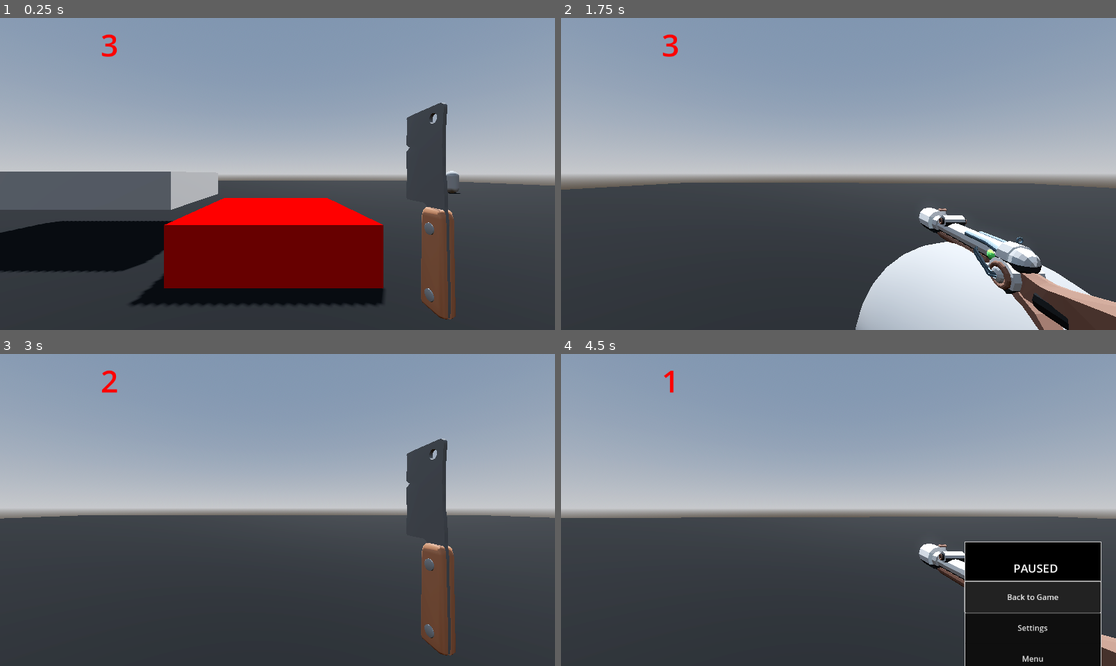
Above: before the commit, frames 1-4 (two rows, left to right).
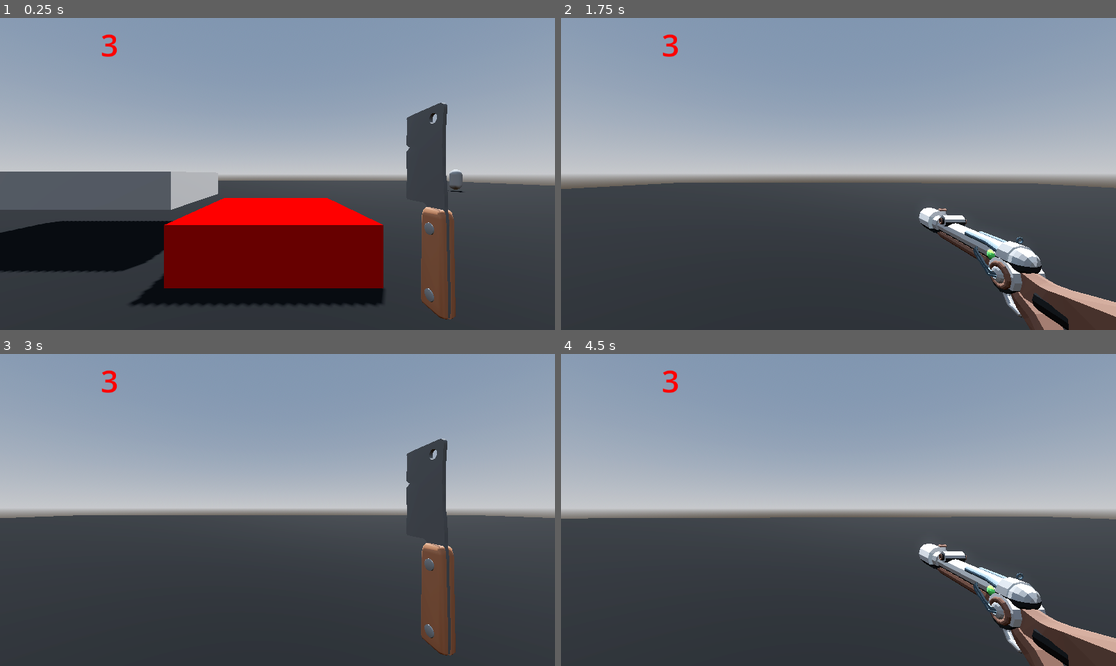
Above: after the commit, the same moments.

Repository: Hayden-Luten/godotGameEditing
Game: Godot game, scene res://scenes/main.tscn
The game is run twice, just before and just after one commit, with the same random seed, the same clock (stepped at 60 frames per second) and the same inputs. This scene is started directly instead of the project's main scene. The engine's default icon, where the game draws it, is replaced by a stand-in: a white triangle on a blue panel in a dark square.
Inputs (mouse positions are in pixels of both pictures, inside the frame that each line leads up to):
- Up to frame 1 (0.25 s): no input
- Up to frame 2 (1.75 s): move the mouse to (866, 174) at 0.52 s; hold W (forward) from 0.53 s (still down); tap Mouse wheel down (MWdown) at 0.6 s; tap Space (jump) at 0.77, 1.52 s; move the mouse to (810, 174) at 1.27 s; tap Mouse wheel up (MWup) at 1.35 s
- Up to frame 3 (3 s): keep holding W (forward); move the mouse to (288, 503) at 2.02 s; press the mouse at (288, 503) at 2.03 s; move the mouse to (271, 516) at 2.77 s; release the mouse at (271, 516) at 2.78 s; tap 3 (melee) at 2.85 s
- Up to frame 4 (4.5 s): tap Space (jump) at 3.02, 3.77 s; move the mouse to (877, 513) at 3.52 s; tap 1 (primary) at 3.6 s; tap Escape (escape) at 4.15 s; release W (forward) at 4.25 s; click "Back to Game" at 4.25 s

The runs differ from the first frame. In frame 1, less than 0.1% of the frame differs, in the area x 80-84%, y 48-57%; in frame 2, 6.5%; in frame 3, 0.1%; in frame 4, 9.5%, in the area x 0-100%, y 5-100%.

Commit message:
bugfixes
fixed:
"back to game" and "menu" buttons not working

known bugs:
"play" button not working after using "menu" button to return to home screen

Diff:
--- a/enemies/enemy.gd
+++ b/enemies/enemy.gd
@@ -3,7 +3,7 @@
 @onready var player = get_parent().get_node("character")
 
 @onready var gravity = 9.8
-var speed = 500
+var speed = 100
 var hitRange = 1
 @onready var nav_agent = $NavigationAgent3D
 var interval = true
@@ -32,7 +32,6 @@
 	move_and_slide()
 	if global_position.distance_to(player.global_position) < hitRange == true and interval == true:
 		gv.health -= 1
-		player.get_node("CanvasLayer").get_node("ui").on_hit()
 		interval = false
 	elif global_position.distance_to(player.global_position) < hitRange == true and interval == false and double == 0:
 		double = 1
--- a/player/player.gd
+++ b/player/player.gd
@@ -93,4 +93,5 @@
 	gv.health = 0
 
 func _on_btg_button_pressed():
-	Input.action_press("escape")
+	pauseMenu.hide()
+	Input.set_mouse_mode(Input.MOUSE_MODE_CAPTURED)
--- a/player/score.gd
+++ b/player/score.gd
@@ -14,9 +14,6 @@
 		primary.visible = false
 		melee.visible = true
 	health.text = str(gv.health)
-
-func on_hit():
 	if gv.health < 1:
 		get_tree().change_scene_to_file("res://scenes/start.tscn")
 		Input.set_mouse_mode(Input.MOUSE_MODE_CONFINED)
-		gv.health = 3
--- a/project.godot
+++ b/project.godot
@@ -80,3 +80,7 @@
 "events": [Object(InputEventKey,"resource_local_to_scene":false,"resource_name":"","device":-1,"window_id":0,"alt_press …(182 unchanged characters)…
 ]
 }
+
+[physics]
+
+3d/physics_engine="JoltPhysics3D"
--- a/scenes/main.tscn
+++ b/scenes/main.tscn
@@ -61,7 +61,7 @@
 material = SubResource("ORMMaterial3D_qm4ic")
 
 [node name="gunShop" parent="NavigationRegion3D" instance=ExtResource("4_s7pqv")]
-transform = Transform3D(1, 0, 0, 0, 1, 0, 0, 0, 1, 12.8471, 1.50891, 3.62618)
+transform = Transform3D(1, 0, 0, 0, 1, 0, 0, 0, 1, 12.8471, 0.997916, 3.62618)
 
 [node name="WorldEnvironment" type="WorldEnvironment" parent="."]
 environment = SubResource("Environment_5yg1a")
Not shown, added: addons/godot-jolt/LICENSE.txt
Not shown, added: addons/godot-jolt/THIRDPARTY.txt
Not shown, added: addons/godot-jolt/android/libgodot-jolt_android-arm32.so
Not shown, added: addons/godot-jolt/android/libgodot-jolt_android-arm32_editor.so
Not shown, added: addons/godot-jolt/android/libgodot-jolt_android-arm64.so
Not shown, added: addons/godot-jolt/android/libgodot-jolt_android-arm64_editor.so
Not shown, added: addons/godot-jolt/android/libgodot-jolt_android-x64.so
Not shown, added: addons/godot-jolt/android/libgodot-jolt_android-x64_editor.so
Not shown, added: addons/godot-jolt/android/libgodot-jolt_android-x86.so
Not shown, added: addons/godot-jolt/android/libgodot-jolt_android-x86_editor.so
Not shown, added: addons/godot-jolt/godot-jolt.gdextension
Not shown, added: addons/godot-jolt/ios/godot-jolt_ios.framework/Info.plist
(and 17 more such lines)
